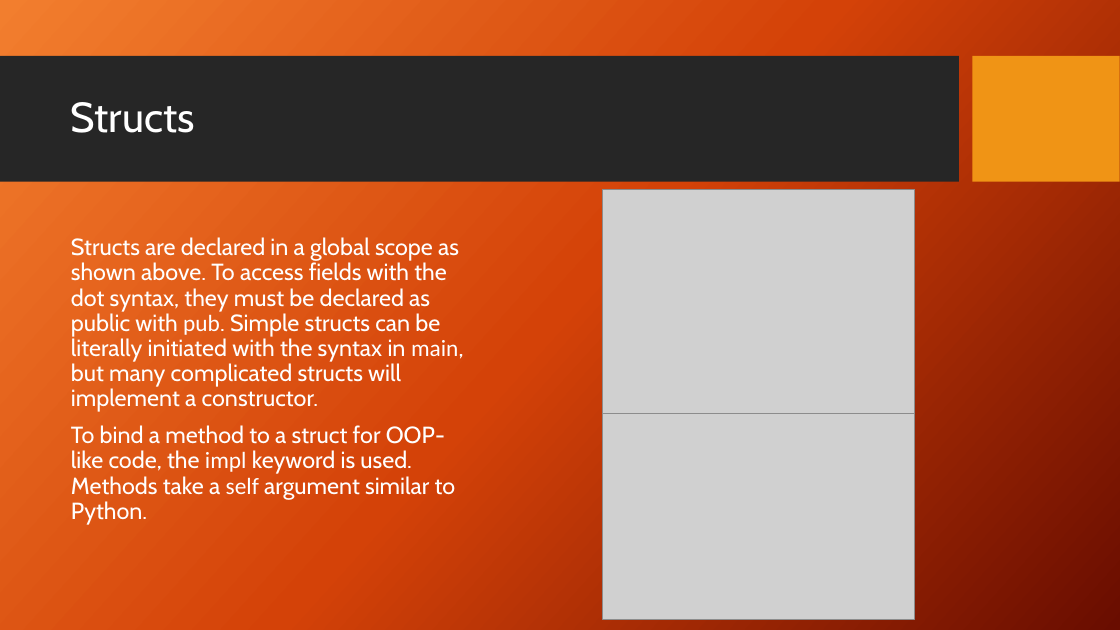
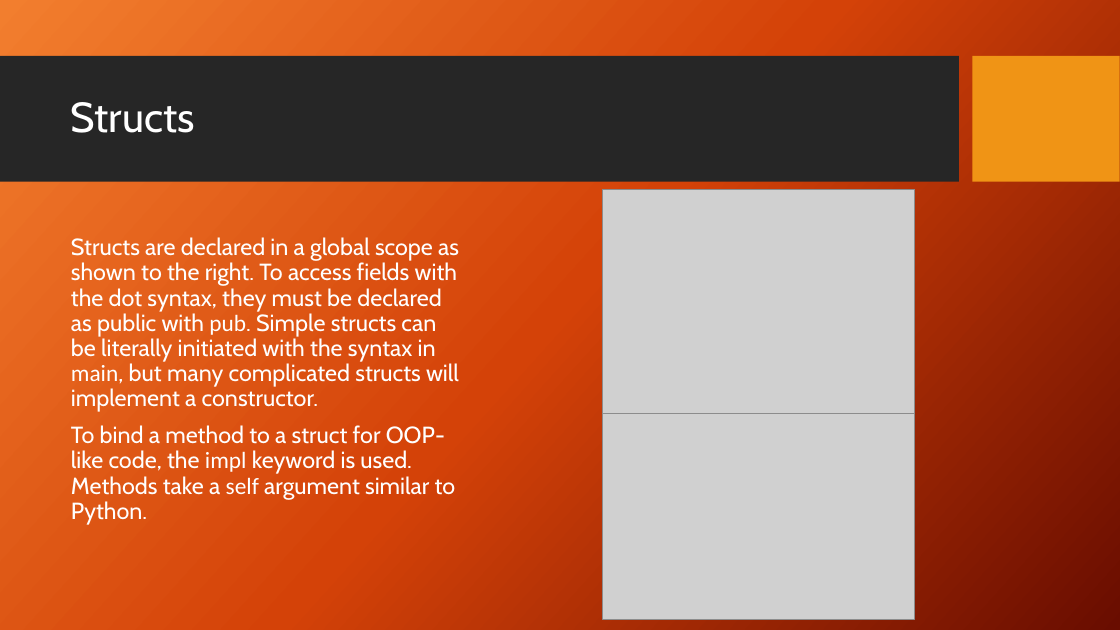
Before and after one commit to DaniloHP/csc372project1, a slide deck: slide 21 of Rust.pptx. Drawn at 1120x630 pixels with LibreOffice and Linux fonts; fonts in the diff are those of the drawing; grey boxes stand for pictures; background and template pictures are left out. Boxes give left, top, right and bottom in pixels: in the first picture for what was removed or moved away, otherwise in the second. Text is boxed around its words. In the diff, an @@ line names an element or a change of style, - is before the commit and + after.

```diff
--- a/Rust.pptx
+++ b/Rust.pptx
@@ text at (x1=71, y1=237, x2=459, y2=412): text changed @@
-Structs are declared in a global scope as shown above. To access fields with the dot syntax, they must be declared as public with pub. Simple structs can be literally initiated with the syntax in main, but many complicated structs will implement a constructor.
+Structs are declared in a global scope as shown to the right. To access fields with the dot syntax, they must be declared as public with pub. Simple structs can be literally initiated with the syntax in main, but many complicated structs will implement a constructor.
```
Also in this commit, not shown: 14 other slides changed.
